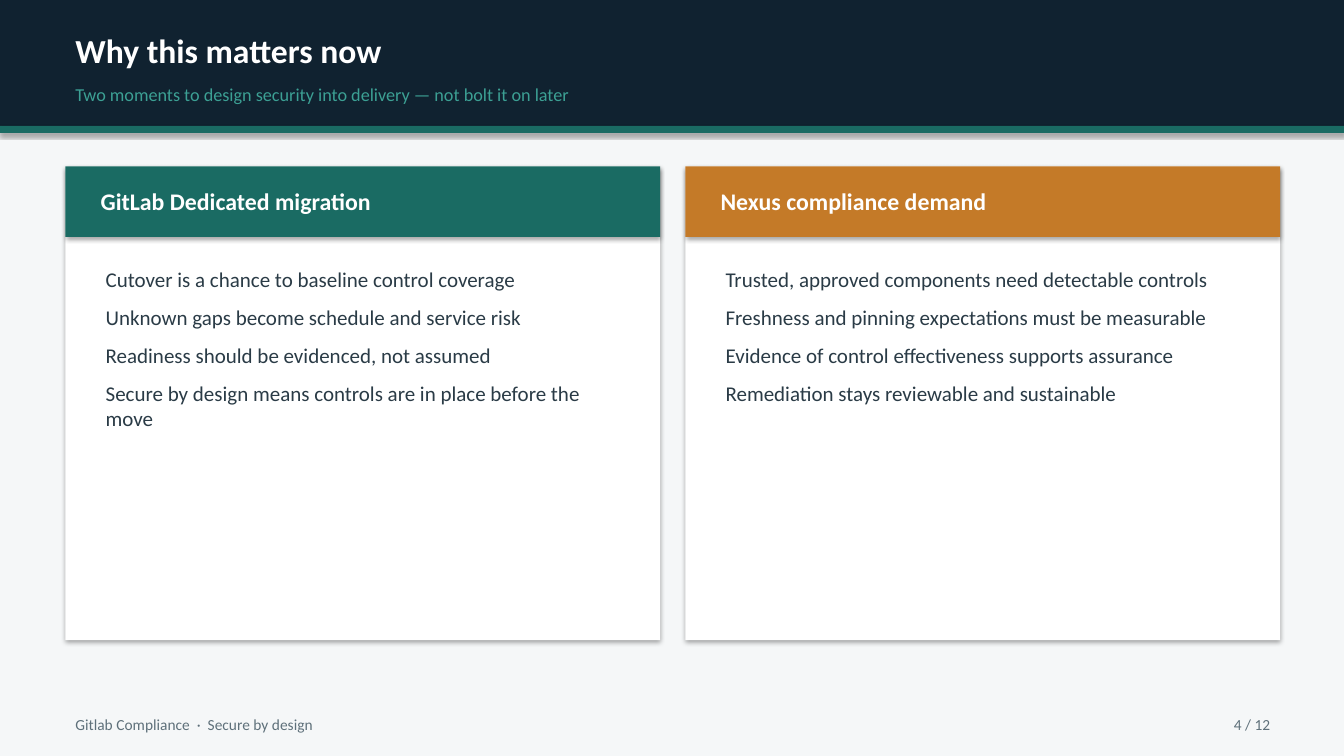
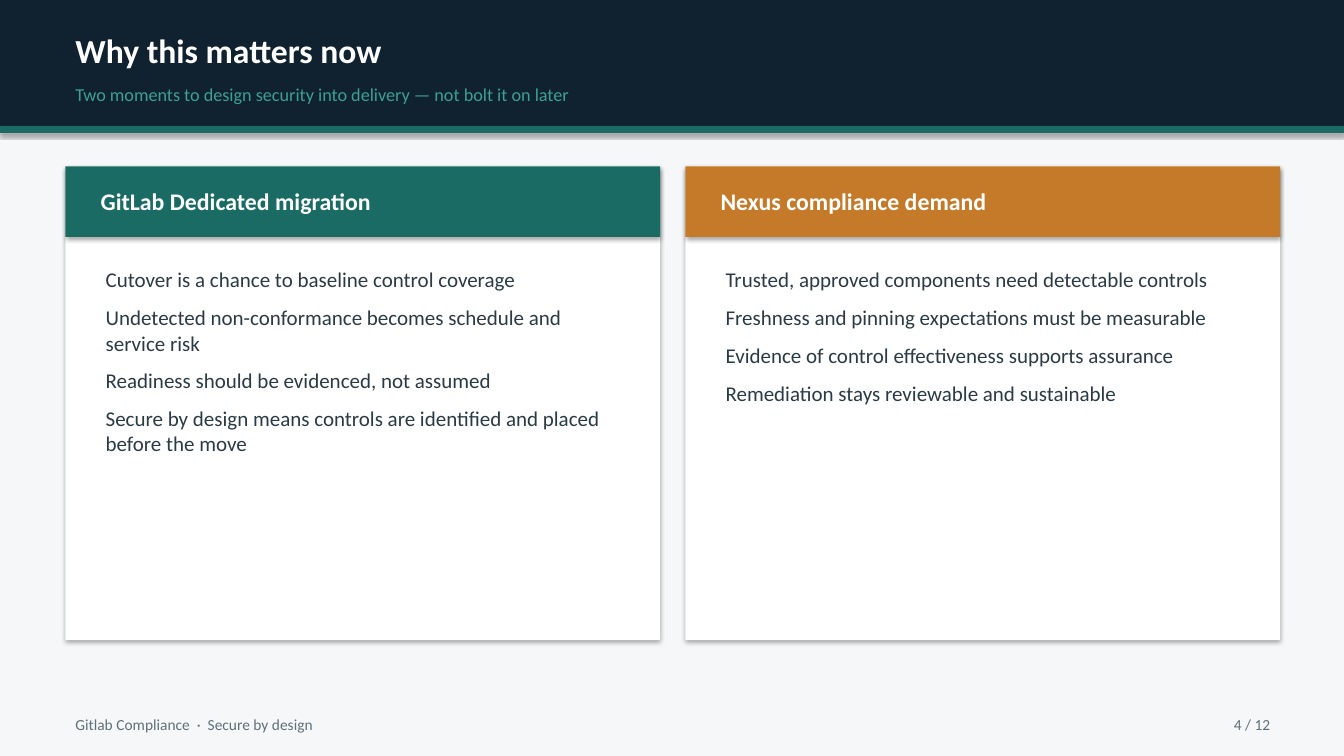
Before and after one commit to MaturityBuilder/gitlab-compliance, a slide deck: slide 4 of docs/presentations/gitlab-compliance-stakeholder-briefing.pptx. Drawn at 1344x756 pixels with LibreOffice and Linux fonts; fonts in the diff are those of the drawing. Boxes give left, top, right and bottom in pixels: in the first picture for what was removed or moved away, otherwise in the second. Text is boxed around its words. In the diff, an @@ line names an element or a change of style, - is before the commit and + after.

```diff
--- a/docs/presentations/gitlab-compliance-stakeholder-briefing.pptx
+++ b/docs/presentations/gitlab-compliance-stakeholder-briefing.pptx
@@ text at (106,310,561,351): text changed @@
-Unknown gaps become schedule and service risk
+Undetected non-conformance becomes schedule and service risk
@@ text at (106,411,599,451): text changed @@
-Secure by design means controls are in place before the move
+Secure by design means controls are identified and placed before the move
```
Also in this commit, not shown: 10 other slides changed, 2 other files.
